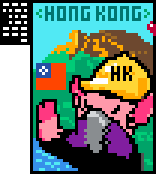
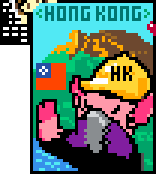
Layers edited between the first and the second 156x174 image:
added layer "kaedepixelart2" above "pixil-frame-0" over [left=9, top=0, right=57, bottom=24]
